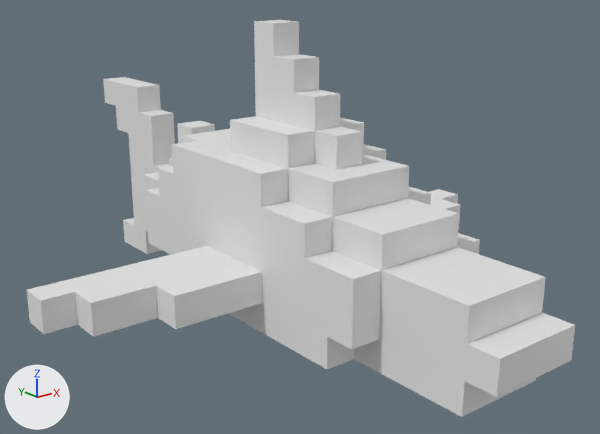
What one commit did to the glTF model scenes/shark/Shark.glb.
One viewpoint serves both versions: a 50 mm camera at (-2.92, -3.55, 2.19) aimed at (0.41, 0.6, 0.52). Lighting does not change. The marker at lower left points along +X, +Y and +Z. Where no turn or scale is listed for an object, it has been applied to the vertices. Vertices at the same position are counted once.

Objects in the first picture: 'back_fin', 'body', 'left_fin', 'lower_back', 'mouth_bottom', 'mouth_upper', 'neck', 'right_fin', 'upper_fin'.
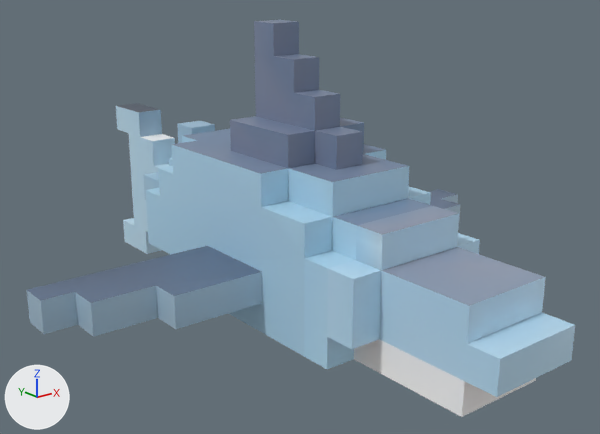
Location of each change, [x1, y1, x2, y2] in pixels of the pictures (600 x 434 px; the box of a moved part takes in the faces that stretch with it):
'back_fin', reshaped (18% narrower, 15% shorter): before [103, 77, 175, 254]; after [116, 103, 175, 254]
part 1 of me_body, moved or reshaped: [147, 131, 431, 344] in both
part 2 of me_body, recoloured (grey to blue): [146, 129, 430, 356] in both
part 3 of me_left_fin, moved or reshaped: [430, 196, 442, 208] in both
part 4 of me_left_fin, recoloured (white to blue): [429, 189, 460, 230] in both
part 5 of me_lower_back, moved or reshaped: [145, 125, 215, 180] in both
part 6 of me_lower_back, recoloured (grey to blue): [143, 121, 215, 200] in both
part 7 of me_back_fin, moved or reshaped: before [103, 77, 175, 248]; after [116, 103, 175, 248]
part 8 of me_back_fin, recoloured (grey to blue): [116, 108, 170, 254] in both
part 9 of me_neck, moved or reshaped: [305, 198, 409, 369] in both
part 10 of me_neck, recoloured (white to blue): [304, 198, 432, 369] in both
part 11 of me_mouth_upper, moved or reshaped: [357, 212, 575, 397] in both
part 12 of me_mouth_upper, recoloured (grey to blue): [327, 206, 546, 365] in both
part 13 of me_right_fin, moved or reshaped: [93, 246, 262, 311] in both
part 14 of me_right_fin, recoloured (white to blue): [27, 263, 263, 337] in both
part 15 of me_upper_fin, moved or reshaped: [248, 116, 364, 161] in both
part 16 of me_upper_fin, recoloured (grey to blue): [230, 20, 364, 170] in both

What the commit changed:
Picture 'shark_texture' (img_shark_texture) is new.
Material 'Material' (mat_material) is new.
Its texture is img_shark_texture.
Its roughness is 0.4.
me_body is used by ob_body; location (0.0, 0.0, 0.0).
me_body had 112 vertices, 217 faces and spanned x -0.2..0.8, y -0.2..1.6, z 0.0..1.0.
me_body now has 112 vertices, 220 faces and spans x -0.2..0.8, y -0.2..1.6, z 0.0..1.0.
Part 1, on me_body:
110 faces are deleted.
113 new faces join them.
me_body part 2: 107 faces spanning x -0.2..0.8, y -0.2..1.6, z 0.0..1.0 switch from no material to mat_material (picture img_shark_texture).
me_left_fin has 36 vertices, 68 faces and spans x 0.0..1.2, y -0.3..0.3, z -0.1..0.1.
me_left_fin is used by ob_left_fin; location (0.8, 0.5, 0.3).
Part 3, on me_left_fin:
31 faces are deleted.
31 new faces join them.
me_left_fin part 4: 37 faces spanning x 0.0..1.2, y -0.3..0.3, z -0.1..0.1 switch from no material to mat_material (picture img_shark_texture).
me_lower_back has 40 vertices, 76 faces and spans x -0.3..0.3, y 0.0..0.4, z -0.3..0.5.
me_lower_back is used by ob_lower_back; location (0.3, 1.6, 0.5).
Part 5, on me_lower_back:
19 faces are deleted.
19 new faces join them.
me_lower_back part 6: 57 faces spanning x -0.3..0.3, y 0.0..0.4, z -0.3..0.5 switch from no material to mat_material (picture img_shark_texture).
me_back_fin is used by ob_back_fin; location (0.3, 2.0, 0.4).
me_back_fin had 52 vertices, 99 faces and spanned x -0.1..0.1, y 0.0..1.0, z -0.6..0.8.
me_back_fin now has 44 vertices, 84 faces and spans x -0.1..0.1, y 0.0..0.8, z -0.6..0.6.
Part 7, on me_back_fin:
12 vertices are removed from x -0.1..0.1, y 0.2..1.0, z 0.6..0.8.
57 faces are deleted.
4 vertices are added at (-0.1, 0.4, 0.4), (0.1, 0.4, 0.4), (-0.1, 0.4, 0.6), (0.1, 0.4, 0.6).
42 new faces join them.
me_back_fin part 8: 42 faces spanning x -0.1..0.1, y 0.0..0.8, z -0.6..0.6 switch from no material to mat_material (picture img_shark_texture).
me_neck has 36 vertices, 52 faces and spans x -0.5..0.5, y -0.2..0.0, z -0.4..0.4.
me_neck is used by ob_neck; location (0.3, -0.2, 0.4).
Part 9, on me_neck:
28 faces are deleted.
28 new faces join them.
me_neck part 10: 24 faces spanning x -0.5..0.5, y -0.2..0.0, z -0.4..0.4 switch from no material to mat_material (picture img_shark_texture).
me_mouth_upper is used by ob_mouth_upper; location (0.3, -0.4, 0.2).
me_mouth_upper had 60 vertices, 100 faces and spanned x -0.5..0.5, y -1.0..0.0, z 0.0..0.6.
me_mouth_upper now has 60 vertices, 102 faces and spans x -0.5..0.5, y -1.0..0.0, z 0.0..0.6.
Part 11, on me_mouth_upper:
51 faces are deleted.
53 new faces join them.
me_mouth_upper part 12: 49 faces spanning x -0.5..0.5, y -1.0..0.0, z 0.0..0.6 switch from no material to mat_material (picture img_shark_texture).
me_right_fin is used by ob_right_fin; location (-0.2, 0.5, 0.3).
me_right_fin had 36 vertices, 67 faces and spanned x -1.2..0.0, y -0.3..0.3, z -0.1..0.1.
me_right_fin now has 36 vertices, 68 faces and spans x -1.2..0.0, y -0.3..0.3, z -0.1..0.1.
Part 13, on me_right_fin:
31 faces are deleted.
32 new faces join them.
me_right_fin part 14: 36 faces spanning x -1.2..0.0, y -0.3..0.3, z -0.1..0.1 switch from no material to mat_material (picture img_shark_texture).
me_upper_fin has 48 vertices, 80 faces and spans x -0.3..0.3, y -0.5..0.3, z 0.0..0.8.
me_upper_fin is used by ob_upper_fin; location (0.3, 0.5, 1.0).
Part 15, on me_upper_fin:
30 faces are deleted.
30 new faces join them.
me_upper_fin part 16: 50 faces spanning x -0.3..0.3, y -0.5..0.3, z 0.0..0.8 switch from no material to mat_material (picture img_shark_texture).
